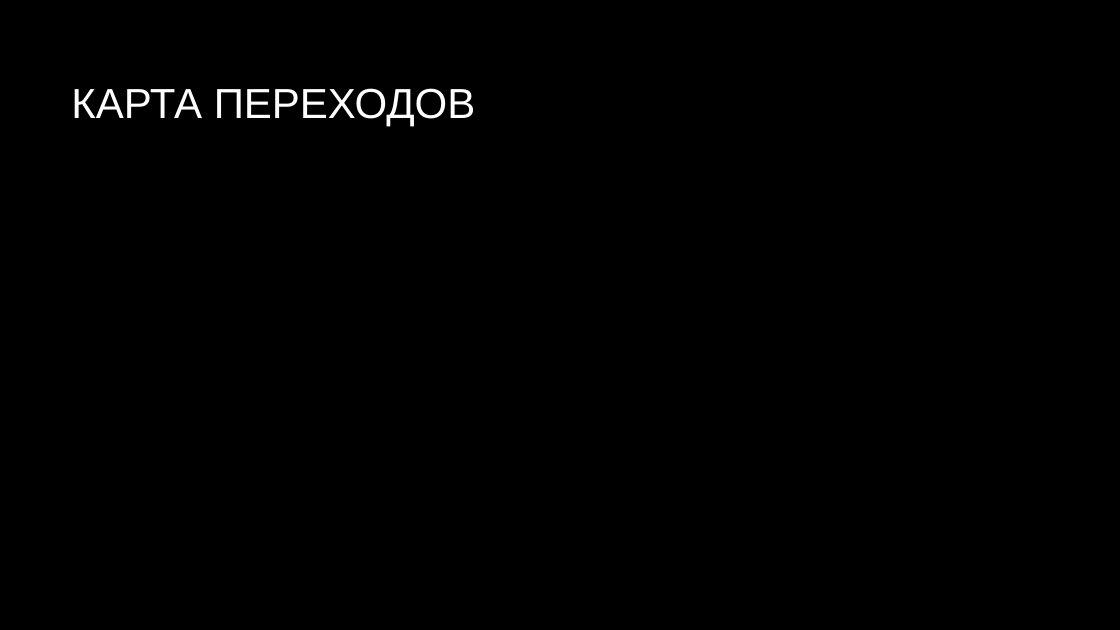
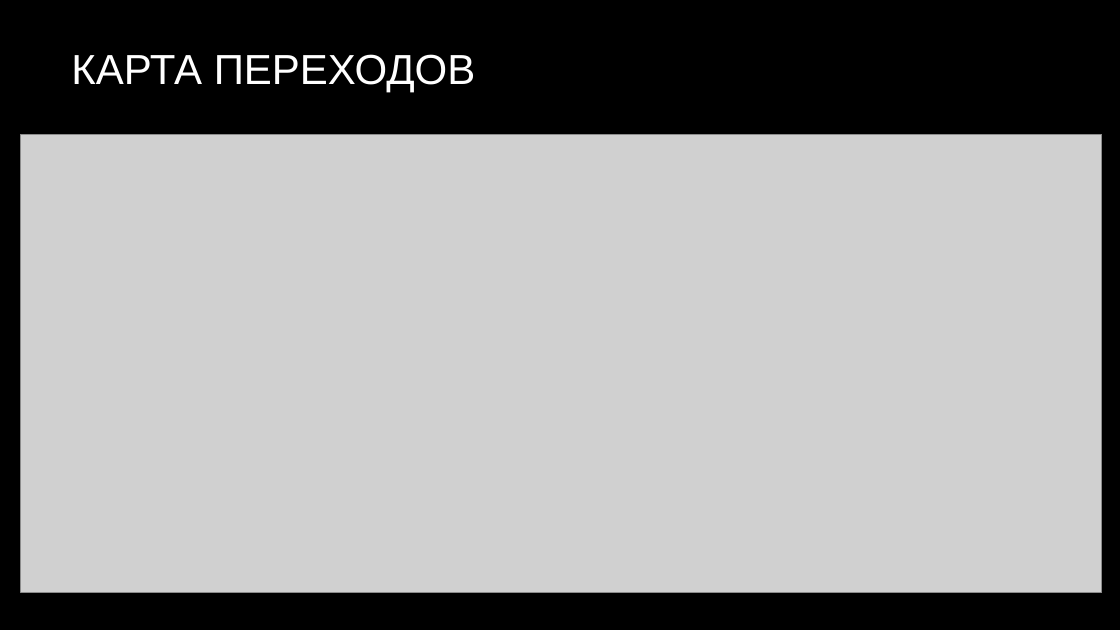
Before and after one commit to APET138/ISPP-5, a slide deck: slide 6 of Охрана квартир.pptx. Drawn at 1120x630 pixels with LibreOffice and Linux fonts; fonts in the diff are those of the drawing; grey boxes stand for pictures; background and template pictures are left out. Boxes give left, top, right and bottom in pixels: in the first picture for what was removed or moved away, otherwise in the second. Text is boxed around its words. In the diff, an @@ line names an element or a change of style, - is before the commit and + after.

```diff
--- a/Охрана квартир.pptx
+++ b/Охрана квартир.pptx
@@ title "КАРТА ПЕРЕХОДОВ": place and size @@
-title "КАРТА ПЕРЕХОДОВ" at box(71, 88, 475, 126)
+title "КАРТА ПЕРЕХОДОВ" at box(71, 54, 475, 92)
@@ picture added at box(21, 134, 1102, 593) @@
```
Also in this commit, not shown: 6 other slides changed, 8 slides added, 2 slides removed, 2 other files.
